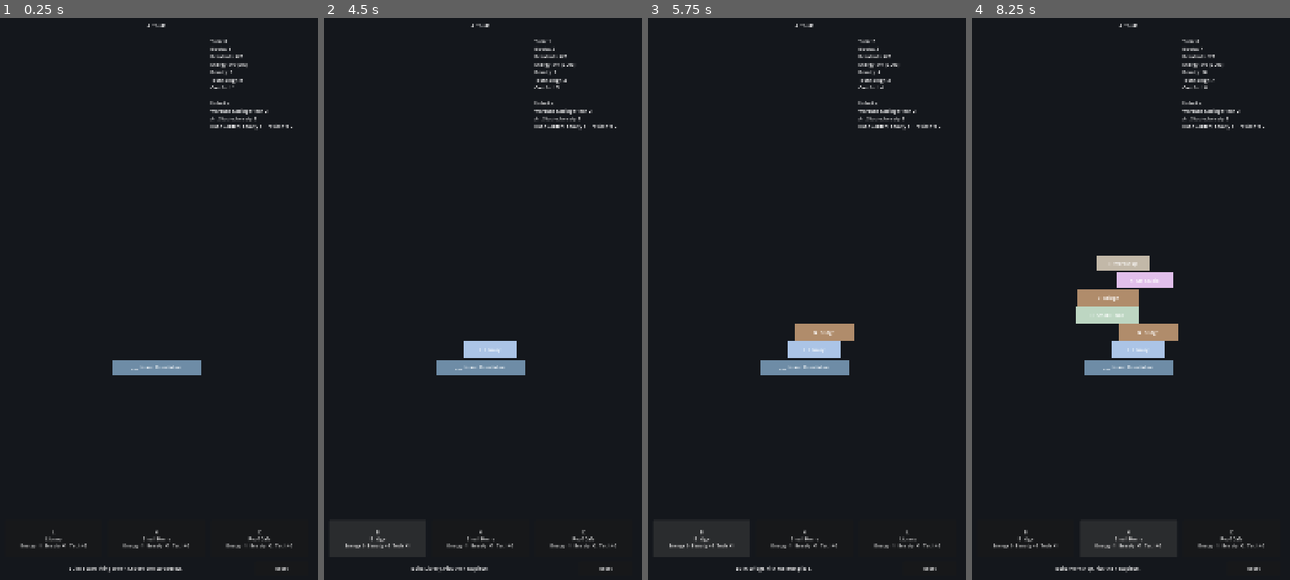
Above: before the commit, frames 1-4 (left to right).
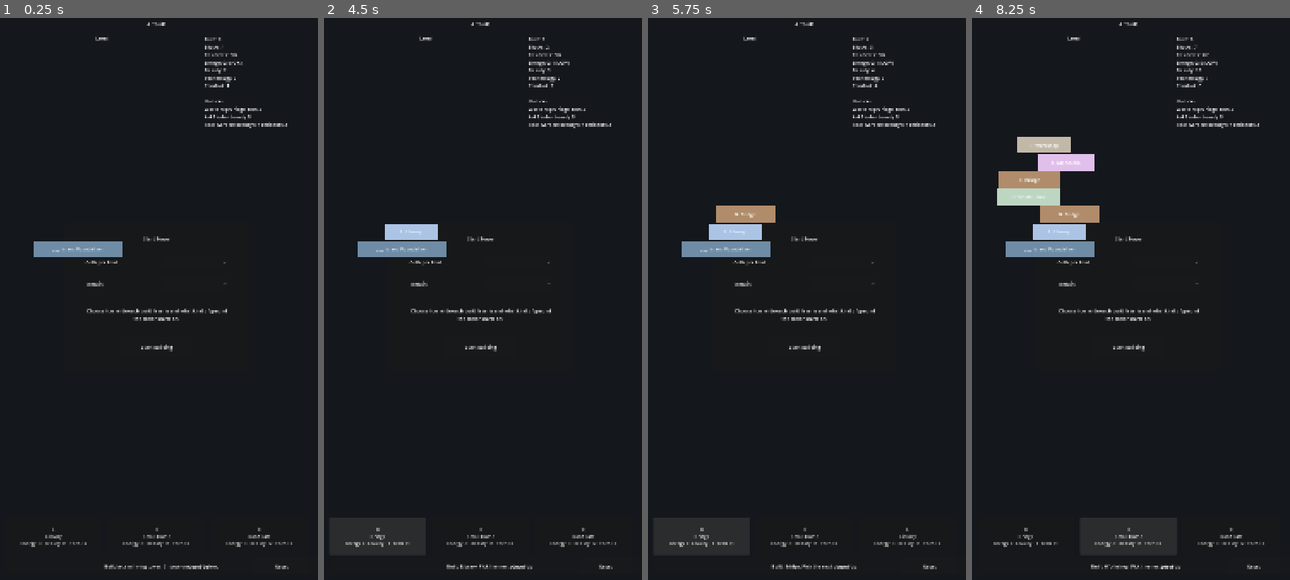
Above: after the commit, the same moments.

Repository: JUSTConnect/artbuild
Game: Godot game, scene res://scenes/main.tscn
Same seed, same stepped clock (60 frames per second), same inputs: the game is played once before the commit and once after it.
Inputs (mouse positions are in pixels of both pictures, inside the frame that each line leads up to):
- Up to frame 1 (0.25 s): no input
- Up to frame 2 (4.5 s): click (517, 265) at 0.52 s; click (517, 282) at 1.27 s; click (524, 568) at 2 s, where only the run after the commit has a clickable "Level Up"; click (479, 349) at 2.75 s, where only the run after the commit has a clickable "Start Building"; click (479, 349) at 3.5 s, where only the run after the commit has a clickable "Start Building"; click "L Library Energy -1 Beauty +1…" at 4.25 s
- Up to frame 3 (5.75 s): click "B Bridge Energy 0 Beauty +1 T…" at 5 s
- Up to frame 4 (8.25 s): click "H Small Home Energy -1 Beauty…" at 5.75 s; click "B Bridge Energy 0 Beauty +1 T…" at 6.5 s; click "A Art Studio Energy -1 Beauty…" at 7.25 s; click "T Workshop Energy -2 Beauty +…" at 8 s

The runs differ from the first frame. In frame 1, 3.9% of the frame differs, in the area x 6-92%, y 0-99%; in frame 2, 4.7%; in frame 3, 5.8%; in frame 4, 10%.

Commit message:
Add setup menu and level UI

Diff:
--- a/scenes/main.tscn
+++ b/scenes/main.tscn
@@ -24,51 +24,135 @@
 layout_mode = 1
 anchors_preset = 10
 anchor_right = 1.0
-offset_top = 28.0
-offset_bottom = 76.0
+offset_top = 24.0
+offset_bottom = 68.0
 grow_horizontal = 2
 text = "Artbuild"
 horizontal_alignment = 1
 vertical_alignment = 1
+
+[node name="MenuPanel" type="Panel" parent="."]
+layout_mode = 1
+anchors_preset = 8
+anchor_left = 0.5
+anchor_top = 0.5
+anchor_right = 0.5
+anchor_bottom = 0.5
+offset_left = -310.0
+offset_top = -250.0
+offset_right = 310.0
+offset_bottom = 250.0
+grow_horizontal = 2
+grow_vertical = 2
+
+[node name="MenuTitle" type="Label" parent="MenuPanel"]
+layout_mode = 1
+anchors_preset = 10
+anchor_right = 1.0
+offset_top = 32.0
+offset_bottom = 82.0
+grow_horizontal = 2
+text = "Start Tower"
+horizontal_alignment = 1
+vertical_alignment = 1
+
+[node name="CellsLabel" type="Label" parent="MenuPanel"]
+layout_mode = 1
+offset_left = 72.0
+offset_top = 118.0
+offset_right = 300.0
+offset_bottom = 154.0
+text = "Cells per level"
+vertical_alignment = 1
+
+[node name="CellsOption" type="OptionButton" parent="MenuPanel"]
+layout_mode = 1
+offset_left = 330.0
+offset_top = 112.0
+offset_right = 548.0
+offset_bottom = 160.0
+
+[node name="TerrainLabel" type="Label" parent="MenuPanel"]
+layout_mode = 1
+offset_left = 72.0
+offset_top = 190.0
+offset_right = 300.0
+offset_bottom = 226.0
+text = "Terrain"
+vertical_alignment = 1
+
+[node name="TerrainOption" type="OptionButton" parent="MenuPanel"]
+layout_mode = 1
+offset_left = 330.0
+offset_top = 184.0
+offset_right = 548.0
+offset_bottom = 232.0
+
+[node name="MenuInfo" type="Label" parent="MenuPanel"]
+layout_mode = 1
+offset_left = 72.0
+offset_top = 274.0
+offset_right = 548.0
+offset_bottom = 348.0
+text = "Choose how wide each build level is and what kind of ground the tower starts on."
+horizontal_alignment = 1
+vertical_alignment = 1
+autowrap_mode = 3
+
+[node name="StartButton" type="Button" parent="MenuPanel"]
+layout_mode = 1
+offset_left = 190.0
+offset_top = 388.0
+offset_right = 430.0
+offset_bottom = 452.0
+text = "Start Building"
 
 [node name="Stats" type="Label" parent="."]
 layout_mode = 1
 anchors_preset = 1
 anchor_left = 1.0
 anchor_right = 1.0
-offset_left = -360.0
-offset_top = 92.0
+offset_left = -380.0
+offset_top = 86.0
 offset_right = -32.0
-offset_bottom = 292.0
+offset_bottom = 342.0
 grow_horizontal = 0
 text = "Stats"
 horizontal_alignment = 0
 vertical_alignment = 0
 autowrap_mode = 3
 
+[node name="LevelInfo" type="Label" parent="."]
+layout_mode = 1
+anchors_preset = 10
+anchor_right = 1.0
+offset_left = 32.0
+offset_top = 72.0
+offset_right = -400.0
+offset_bottom = 118.0
+grow_horizontal = 2
+text = "Level"
+horizontal_alignment = 1
+vertical_alignment = 1
+
 [node name="TowerArea" type="Control" parent="."]
-layout_mode = 1
-anchors_preset = 15
-anchor_right = 1.0
-anchor_bottom = 1.0
-offset_left = 60.0
-offset_top = 100.0
-offset_right = -60.0
-offset_bottom = -260.0
+clip_contents = true
+layout_mode = 1
+anchors_preset = 15
+anchor_right = 1.0
+anchor_bottom = 1.0
+offset_left = 36.0
+offset_top = 124.0
+offset_right = -36.0
+offset_bottom = -246.0
 grow_horizontal = 2
 grow_vertical = 2
 
 [node name="Tower" type="Control" parent="TowerArea"]
 layout_mode = 1
-anchors_preset = 8
-anchor_left = 0.5
-anchor_top = 0.5
-anchor_right = 0.5
-anchor_bottom = 0.5
-offset_left = -240.0
-offset_top = -360.0
-offset_right = 240.0
-offset_bottom = 360.0
+anchors_preset = 15
+anchor_right = 1.0
+anchor_bottom = 1.0
 grow_horizontal = 2
 grow_vertical = 2
 
@@ -79,9 +163,9 @@
 anchor_right = 1.0
 anchor_bottom = 1.0
 offset_left = 32.0
-offset_top = -210.0
+offset_top = -218.0
 offset_right = -32.0
-offset_bottom = -86.0
+offset_bottom = -94.0
 grow_horizontal = 2
 grow_vertical = 0
 theme_override_constants/separation = 18
@@ -104,19 +188,33 @@
 size_flags_horizontal = 3
 text = "Choice 3"
 
+[node name="LevelUpButton" type="Button" parent="."]
+layout_mode = 1
+anchors_preset = 12
+anchor_top = 1.0
+anchor_right = 1.0
+anchor_bottom = 1.0
+offset_left = 32.0
+offset_top = -84.0
+offset_right = 250.0
+offset_bottom = -26.0
+grow_horizontal = 0
+grow_vertical = 0
+text = "Level Up"
+
 [node name="Hint" type="Label" parent="."]
 layout_mode = 1
 anchors_preset = 12
 anchor_top = 1.0
 anchor_right = 1.0
 anchor_bottom = 1.0
-offset_left = 32.0
-offset_top = -72.0
+offset_left = 270.0
+offset_top = -84.0
 offset_right = -240.0
-offset_bottom = -24.0
-grow_horizontal = 2
-grow_vertical = 0
-text = "Choose one of three buildings. The tower grows, stats change, new choices appear."
+offset_bottom = -26.0
+grow_horizontal = 2
+grow_vertical = 0
+text = "Choose a building, then place it into a highlighted slot on the current level. Use Up/Down arrows to scroll."
 horizontal_alignment = 1
 vertical_alignment = 1
 autowrap_mode = 3
@@ -129,9 +227,9 @@
 anchor_right = 1.0
 anchor_bottom = 1.0
 offset_left = -210.0
-offset_top = -72.0
+offset_top = -84.0
 offset_right = -32.0
-offset_bottom = -24.0
+offset_bottom = -26.0
 grow_horizontal = 0
 grow_vertical = 0
 text = "Reset"
